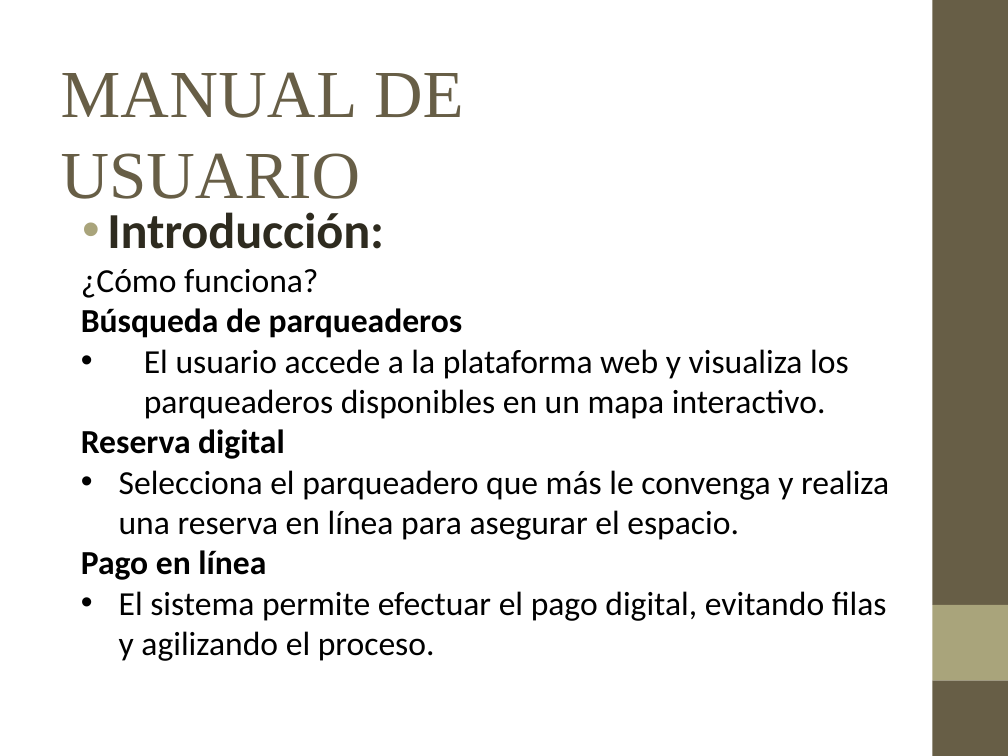
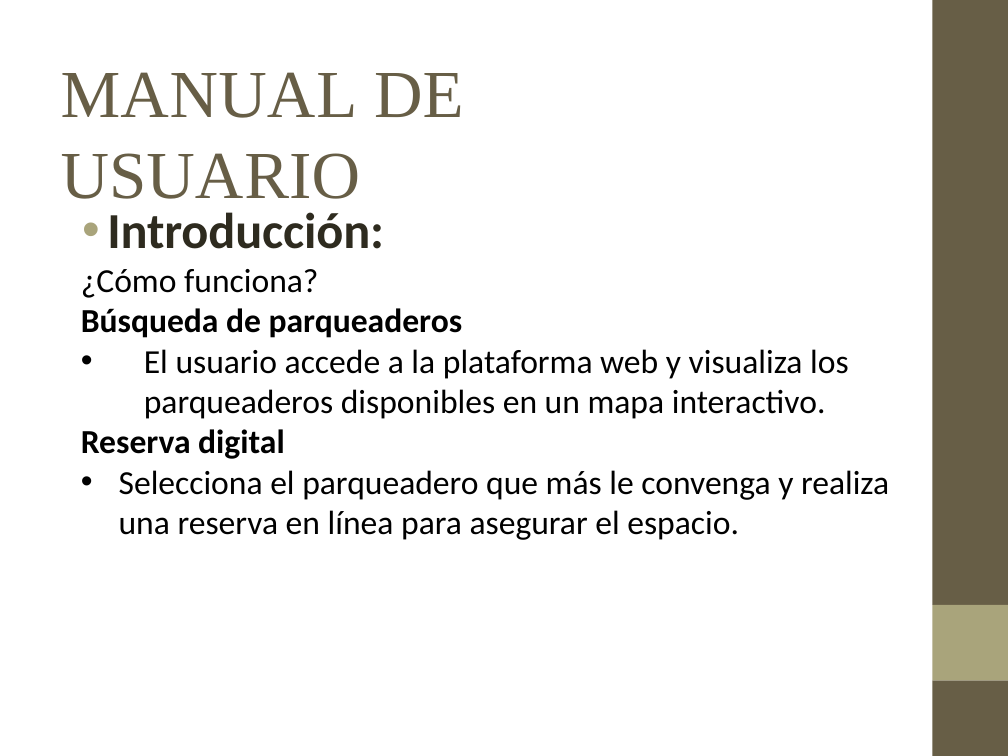
Before and after one commit to SrAlucart/Proyecto_y_Documentacion, a slide deck: slide 4 of Manual de usuario.pptx. Drawn at 1008x756 pixels with LibreOffice and Linux fonts; fonts in the diff are those of the drawing; background and template pictures are left out. Boxes give left, top, right and bottom in pixels: in the first picture for what was removed or moved away, otherwise in the second. Text is boxed around its words. In the diff, an @@ line names an element or a change of style, - is before the commit and + after.

```diff
--- a/Manual de usuario.pptx
+++ b/Manual de usuario.pptx
@@ text at <box>81,550,887,661</box>: paragraphs removed @@
-Pago en línea
-• El sistema permite efectuar el pago digital, evitando filas y agilizando el proceso.
```
Also in this commit, not shown: 4 other slides changed, 8 other files.
